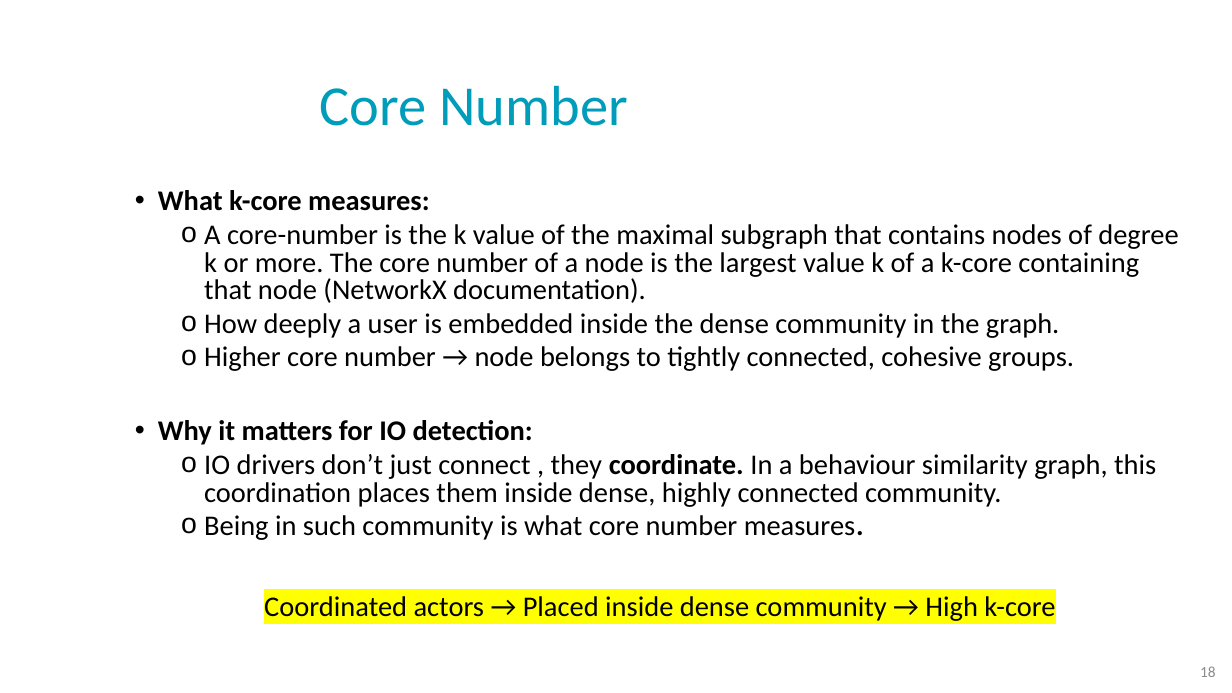
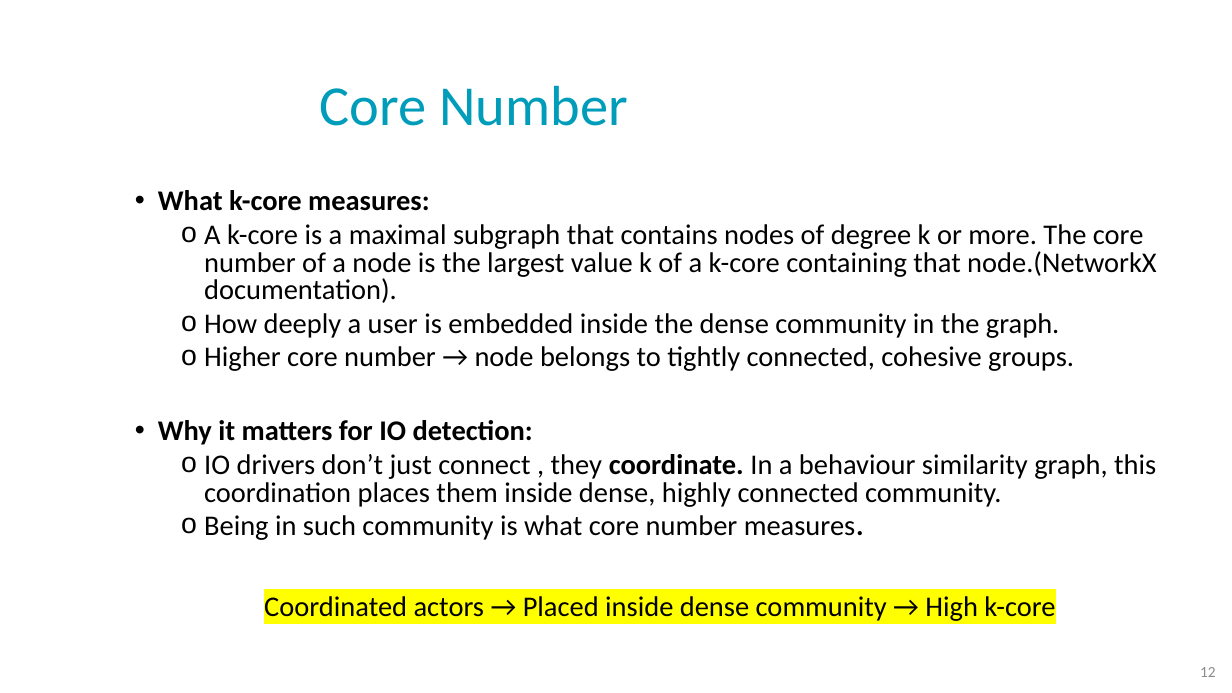
Before and after one commit to NoaTal1996/Backbone-Graph, a slide deck: slide 12 of docs/meeting/2026_05_06_for_investors.pptx (slide 18 before the commit). Drawn at 1232x693 pixels with LibreOffice and Linux fonts; fonts in the diff are those of the drawing; background and template pictures are left out. Boxes give left, top, right and bottom in pixels: in the first picture for what was removed or moved away, otherwise in the second. Text is boxed around its words. In the diff, an @@ line names an element or a change of style, - is before the commit and + after.

```diff
--- a/docs/meeting/2026_05_06_for_investors.pptx
+++ b/docs/meeting/2026_05_06_for_investors.pptx
@@ text at box(204, 224, 1157, 303): text changed @@
-  o A core-number is the k value of the maximal subgraph that contains nodes of degree k or more. The core number of a node is the largest value k of a k-core containing that node (NetworkX documentation).
+  o A k-core is a maximal subgraph that contains nodes of degree k or more. The core number of a node is the largest value k of a k-core containing that node.(NetworkX documentation).
@@ page number at box(1200, 667, 1216, 677): text changed @@
-18
+12
```
Also in this commit, not shown: 5 other slides changed, 7 slides removed, 1 other file.
